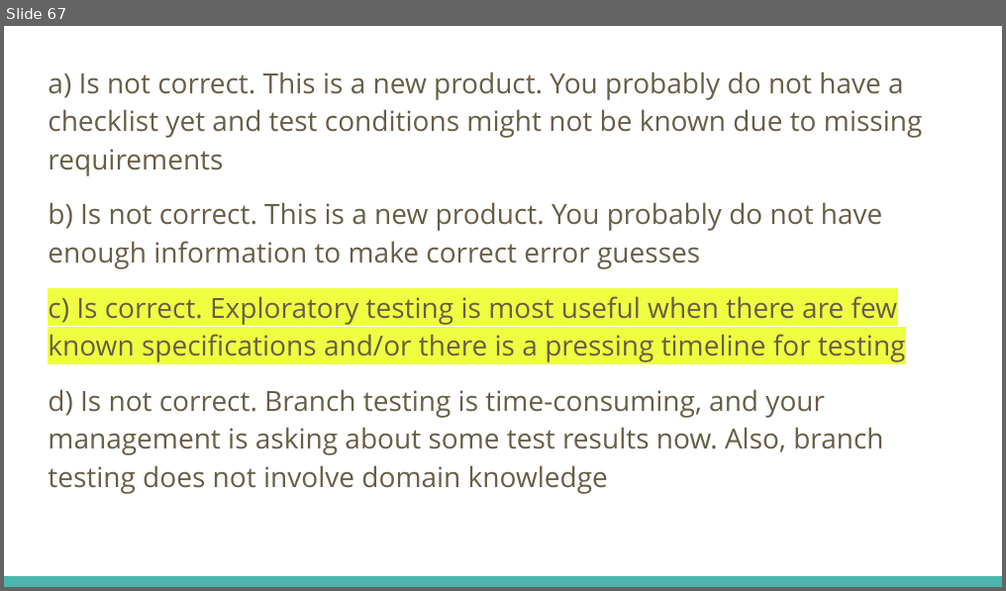
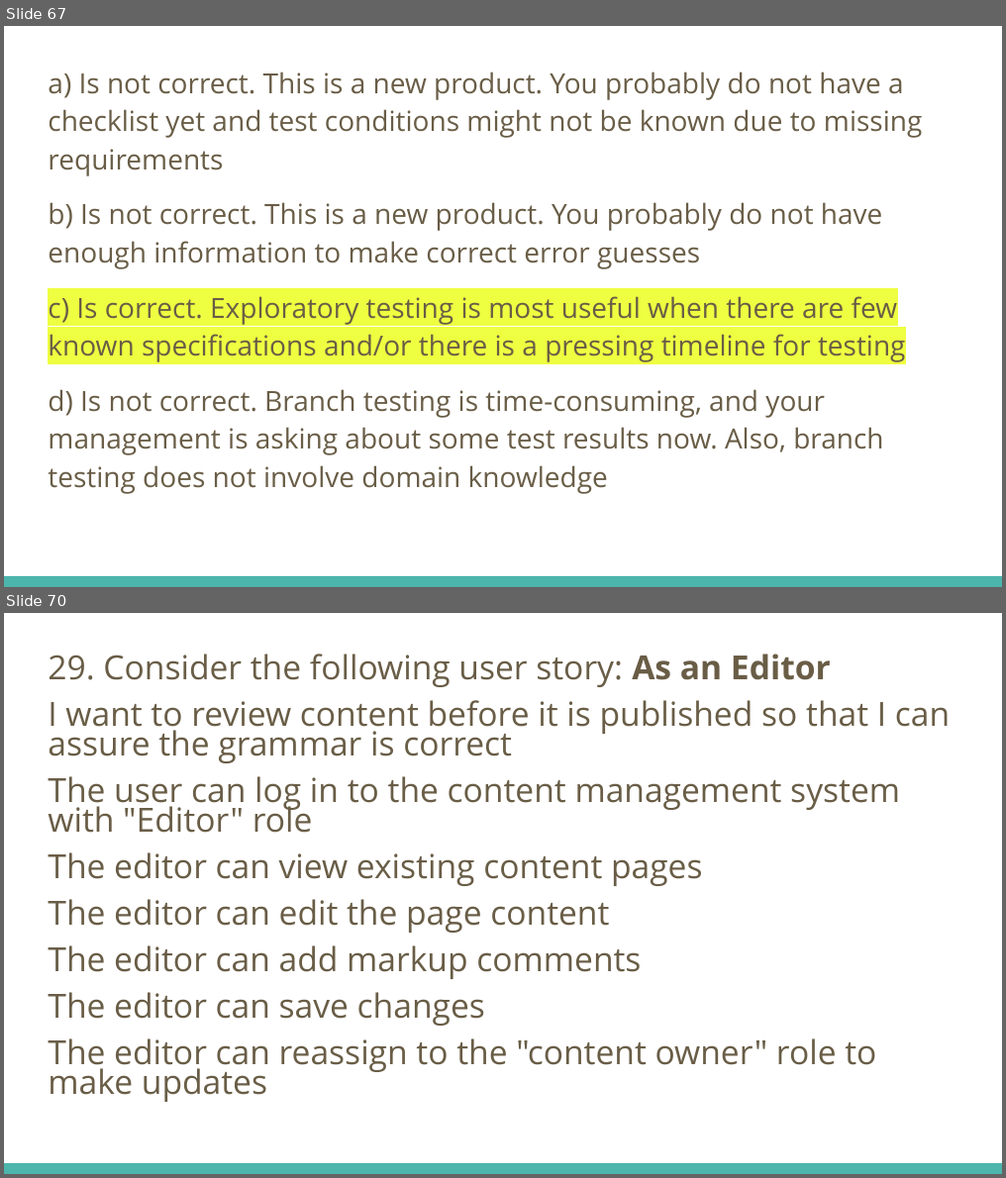
Before and after one commit to fawadmalik/istqb, a slide deck: ISTQB Foundation Level Preparation.pptx. Shown one above the other, each under a label of ours: slide 67 before the commit, slides 67 and 70 after it; the slides between them are not shown. The pictures are 1006x591 and 1006x1178 pixels, drawn with LibreOffice and Linux fonts; fonts in the diff are those of the drawing. Boxes give left, top, right and bottom in pixels: in the first picture for what was removed or moved away, otherwise in the second. Text is boxed around its words. In the diff, an @@ line names an element or a change of style, - is before the commit and + after.

```diff
--- a/ISTQB Foundation Level Preparation.pptx
+++ b/ISTQB Foundation Level Preparation.pptx
@@ slide 70 added at (4, 613, 1002, 1174), background #FFFFFF; not listed: 1 template element that a slide beside it also shows @@
@@ text added at (48, 654, 949, 1102), 24 pt, text #695D46 @@
+29. Consider the following user story: As an Editor
+I want to review content before it is published so that I can assure the grammar is correct
+The user can log in to the content management system with "Editor" role
+The editor can view existing content pages
+The editor can edit the page content
+The editor can add markup comments
+The editor can save changes
+The editor can reassign to the "content owner" role to make updates
```
Also in this commit, not shown: 6 other slides added.
